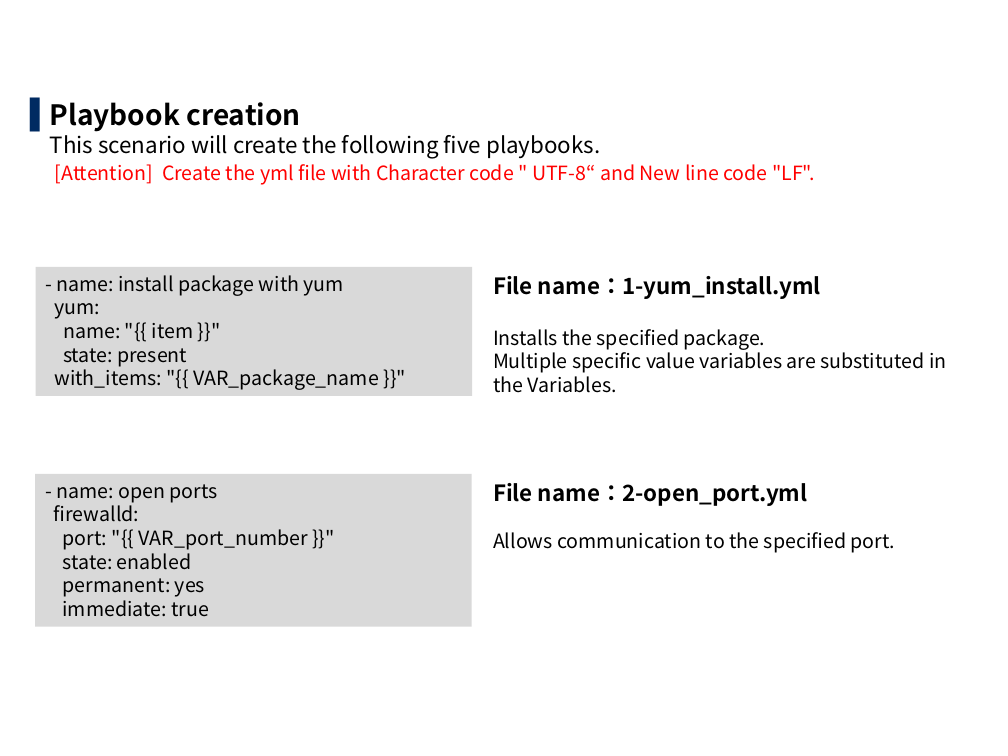
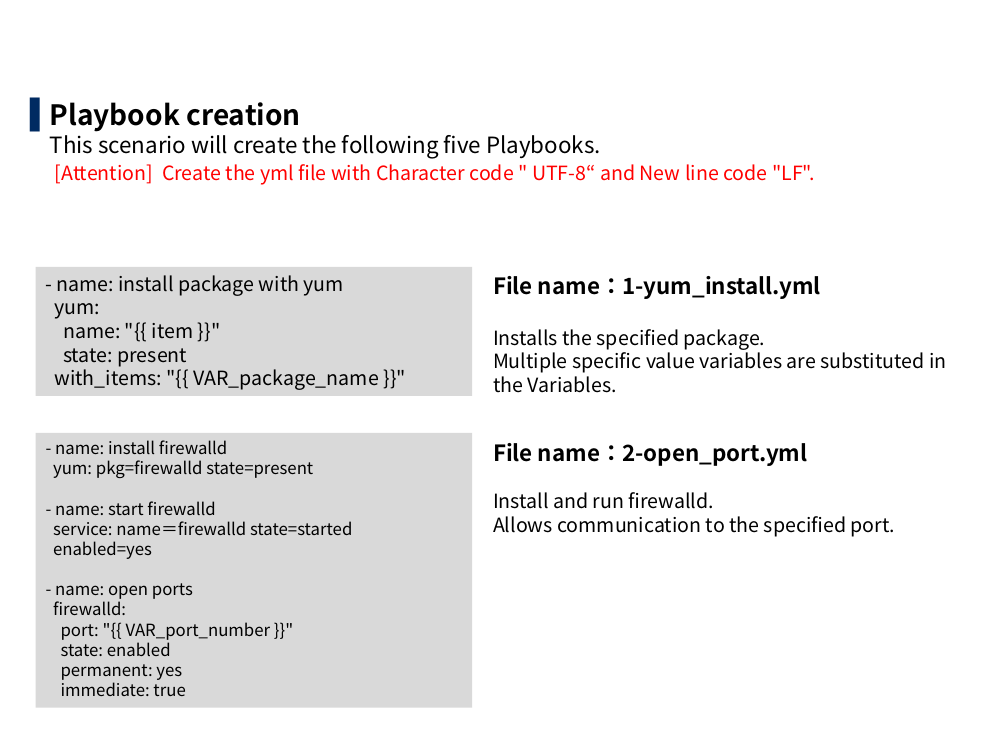
Before and after one commit to exastro-suite/it-automation-docs, a slide deck: slide 7 of asset/Learn/ITA-Ansible-Driver_en_practice.pptx. Drawn at 1008x756 pixels with LibreOffice and Linux fonts; fonts in the diff are those of the drawing; background and template pictures are left out. Boxes give left, top, right and bottom in pixels: in the first picture for what was removed or moved away, otherwise in the second. Text is boxed around its words. In the diff, an @@ line names an element or a change of style, - is before the commit and + after.

```diff
--- a/asset/Learn/ITA-Ansible-Driver_en_practice.pptx
+++ b/asset/Learn/ITA-Ansible-Driver_en_practice.pptx
@@ text at bbox=[50, 102, 815, 185]: text changed @@
-▌ Playbook creation
-  This scenario will create the following five playbooks.
-  [Attention] Create the yml file with Character code " UTF-8“ and New line code "LF".
+▌ Playbook creation
+  This scenario will create the following five Playbooks.
+  [Attention] Create the yml file with Character code " UTF-8“ and New line code "LF".
@@ rectangle "- name: install firewalld": place and size @@
-rectangle "- name: install firewalld" at bbox=[35, 474, 472, 626]
+rectangle "- name: install firewalld" at bbox=[35, 432, 472, 708]
@@ text in rectangle at bbox=[53, 440, 352, 559]: paragraphs added @@
+- name: install firewalld
+yum: pkg=firewalld state=present
+- name: start firewalld
+service: name＝firewalld state=started
+enabled=yes
@@ text "File name：2-open_port.yml": place and size @@
-text "File name：2-open_port.yml" at bbox=[493, 483, 896, 553]
+text "File name：2-open_port.yml" at bbox=[493, 443, 896, 537]
@@ text at bbox=[493, 492, 896, 537]: text changed @@
-Allows communication to the specified port.
+Install and run firewalld.
+Allows communication to the specified port.
@@ text in rectangle at bbox=[53, 583, 271, 696]: size 14 to 12 pt in "- name: open ports", "firewalld:", "port: "{{ VAR_port_number }}"", "state: enabled" and 2 more places @@
```
Also in this commit, not shown: 53 other slides changed, 3 slides added, 1 slide removed, 11 other files.
